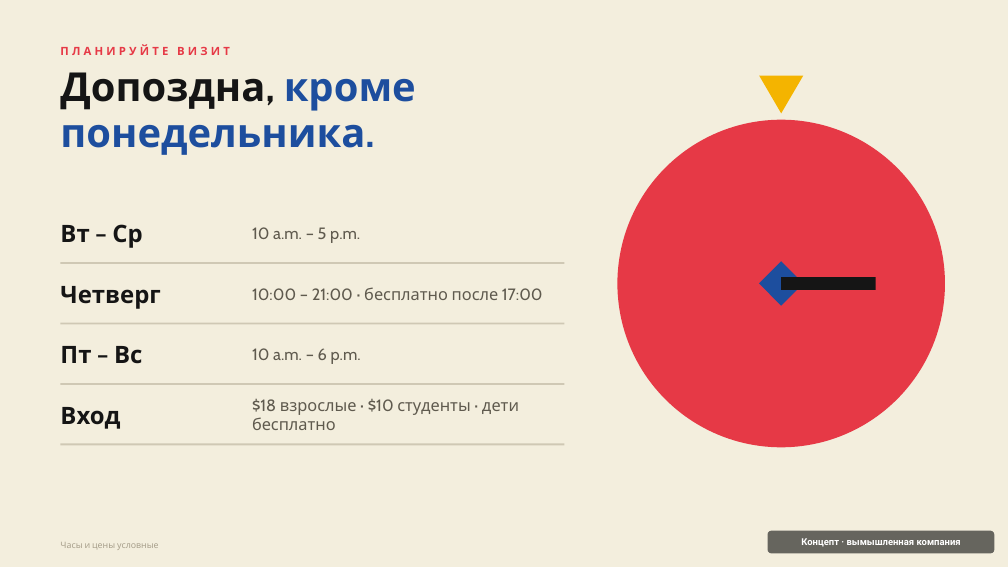
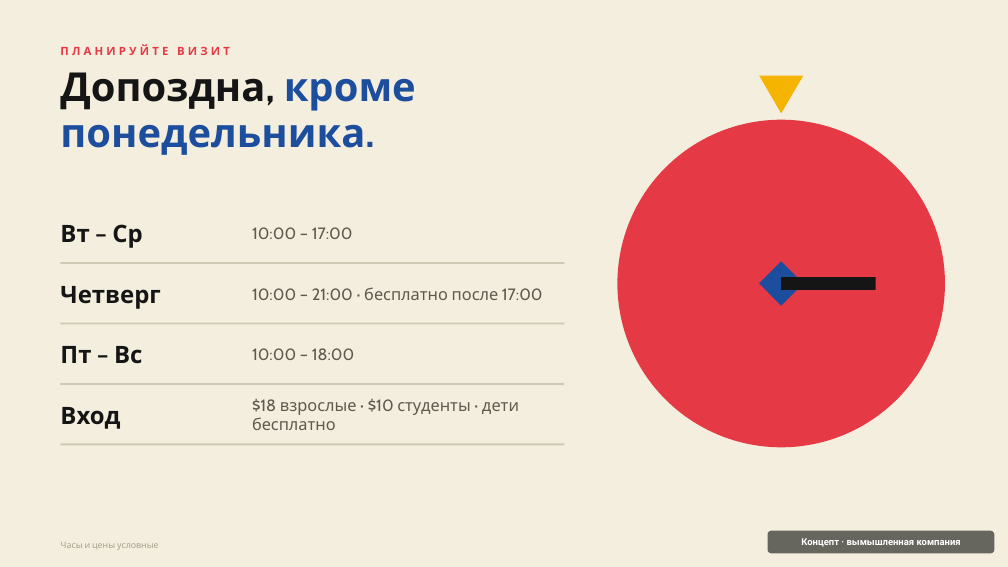
Before and after one commit to nikitakustov123/education-decks, a slide deck: slide 5 of ru/pptx/06-chroma-museum.pptx. Drawn at 1008x567 pixels with LibreOffice and Linux fonts; fonts in the diff are those of the drawing. Boxes give left, top, right and bottom in pixels: in the first picture for what was removed or moved away, otherwise in the second. Text is boxed around its words. In the diff, an @@ line names an element or a change of style, - is before the commit and + after.

```diff
--- a/ru/pptx/06-chroma-museum.pptx
+++ b/ru/pptx/06-chroma-museum.pptx
@@ text at box(252, 227, 353, 239): text changed @@
-10 a.m. – 5 p.m.
+10:00 – 17:00
@@ text at box(252, 348, 354, 360): text changed @@
-10 a.m. – 6 p.m.
+10:00 – 18:00
```
Also in this commit, not shown: 1 other slide changed, 9 other files.
